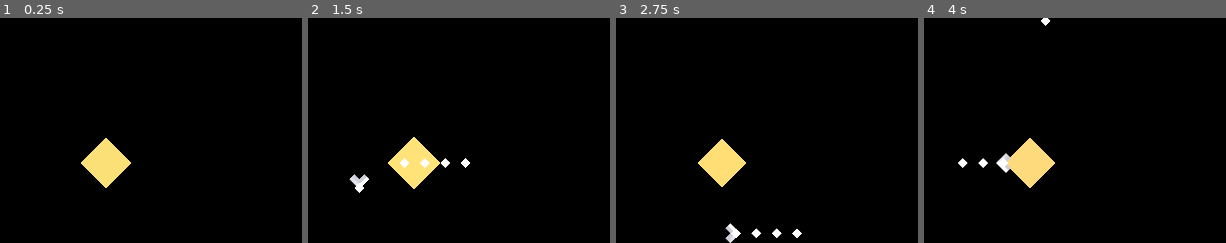
Above: before the commit, frames 1-4 (left to right).
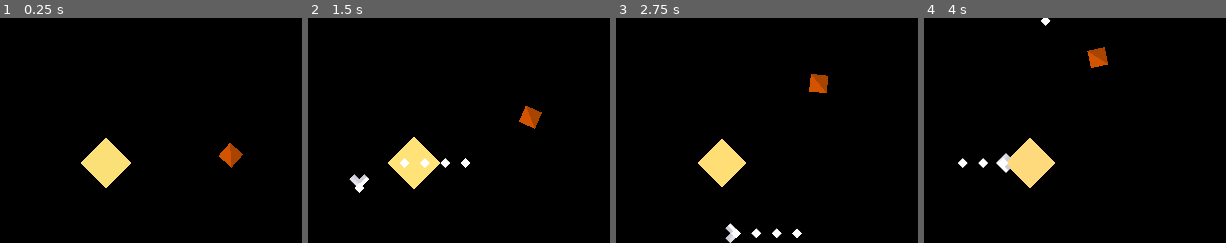
Above: after the commit, the same moments.

Repository: wdfeer/spaceshooter
Game: Godot game, scene res://src/solar_system/solar_system.tscn
Two runs of this game, one before a commit and one after it. Both use one fixed random seed, a clock stepped at 60 frames per second and the inputs below.
Inputs (mouse positions are % of the whole screen's width and height, from its top left):
- Up to frame 1 (0.25 s): no input
- Up to frame 2 (1.5 s): tap Enter at 0.5 s; move the mouse to (83, 45) at 0.52 s; press the mouse at (83, 45) at 0.53 s; hold D (right) 0.53-1.28 s; move the mouse to (27, 55) at 1.27 s; release the mouse at (27, 55) at 1.28 s; hold S (down) from 1.28 s (still down); click (27, 55) at 1.35 s
- Up to frame 3 (2.75 s): move the mouse to (67, 28) at 2.02 s; release S (down) at 2.03 s; press the mouse at (67, 28) at 2.03 s; hold D (right) from 2.03 s (still down)
- Up to frame 4 (4 s): move the mouse to (47, 70) at 2.77 s; release D (right) at 2.78 s; release the mouse at (47, 70) at 2.78 s; hold W (up) 2.78-3.53 s; click (47, 70) at 2.85 s; move the mouse to (93, 65) at 3.52 s; press the mouse at (93, 65) at 3.53 s; hold A (left) from 3.53 s (still down)
The pictures show only the part of the screen within x 36-86%, y 18-68%; the shares and areas given below are measured in that part.

The runs differ from the first frame. In frame 1, 0.5% of the frame differs, in the area x 72-81%, y 55-67%; in frame 2, 0.5%; in frame 3, 0.5%; in frame 4, 0.5%.

Commit message:
Create mars orbiting sun

Diff:
--- a/src/solar_system/solar_system.tscn
+++ b/src/solar_system/solar_system.tscn
@@ -1,8 +1,24 @@
-[gd_scene load_steps=5 format=3 uid="uid://bo2uyrutxrce5"]
+[gd_scene load_steps=6 format=3 uid="uid://bo2uyrutxrce5"]
 
 [ext_resource type="Script" path="res://src/solar_system/sun.gd" id="1_fy3yr"]
 [ext_resource type="PackedScene" uid="uid://bbwre6tb1fepi" path="res://src/player/player.tscn" id="1_xq2cx"]
 [ext_resource type="Script" path="res://src/solar_system/solar_system.gd" id="1_yhnk1"]
+
+[sub_resource type="GDScript" id="GDScript_tepyw"]
+script/source = "extends Polygon2D
+
+const ORBITAL_VELOCITY: float = 100
+@onready
+var sun: Node2D = $\"../Sun\"
+
+func get_velocity(delta: float) -> Vector2:
+	return position.direction_to(sun.position).rotated(PI / 2) * delta * ORBITAL_VELOCITY
+
+func _process(delta: float) -> void:
+	var v = get_velocity(delta)
+	position += v
+	rotation = v.angle() + PI / 2
+"
 
 [sub_resource type="RectangleShape2D" id="RectangleShape2D_s3325"]
 size = Vector2(2640, 1480)
@@ -17,11 +33,20 @@
 polygon = PackedVector2Array(0, -80, -40, -40, -80, 0, 0, 80, 80, 0)
 script = ExtResource("1_fy3yr")
 
+[node name="Mars" type="Polygon2D" parent="."]
+position = Vector2(400, 0)
+color = Color(0.827451, 0.329412, 0, 1)
+polygon = PackedVector2Array(0, -40, -40, 0, 0, 40, 40, 0)
+script = SubResource("GDScript_tepyw")
+
+[node name="Shadow" type="Polygon2D" parent="Mars"]
+modulate = Color(1, 1, 1, 0.196078)
+color = Color(0, 0, 0, 1)
+polygon = PackedVector2Array(0, -40, 0, 40, 40, 0)
+
 [node name="Player" parent="." instance=ExtResource("1_xq2cx")]
 position = Vector2(-400, 0)
 
 [node name="CollisionShape2D" type="CollisionShape2D" parent="."]
 visible = false
 shape = SubResource("RectangleShape2D_s3325")
-
-[connection signal="area_exited" from="." to="." method="_on_area_exited"]
